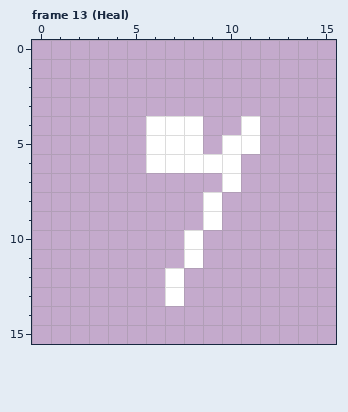
Pixel-art file, stored at assets/image/card/icon/icons.aseprite. The first picture shows the starting point.
16x16 pixels, 20 frames. Shown: frame 13 (Heal). The commit also changed other frames, which this record leaves out.
New version:
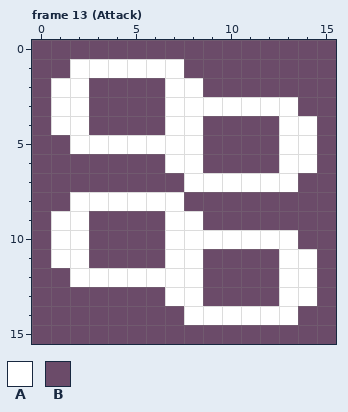
Palette (. is transparent): A #ffffff  B #6b4b69
Diff:
layer "BG (reference)" now shown
Frame 13 (Attack), layers "Icon", "BG (reference)":
Colour A now appears in row 1 at x 2 to 7; in row 2 at x 1 to 2 and 7 to 8; in row 3 at x 1 to 2 and 7 to 13; in row 4 at x 1 to 2 and 13 to 14; in row 5 at x 2 to 5 and 13 to 14; in row 6 at x 13 to 14.
Colour A now appears in row 7 at x 8 to 9 and 11 to 13; in row 8 at x 2 to 7; in row 9 at x 1 to 2 and 7 to 8; in row 10 at x 1 to 2, 7 and 9 to 13; in row 11 at x 1 to 2, 7 and 13 to 14; in row 12 at x 2 to 6, 8 and 13 to 14.
Colour A now appears in row 13 at x 8 and 13 to 14; in row 14 at x 8 to 13.
Colour B now appears in row 0 at x 0 to 15; in row 1 at x 0 to 1 and 8 to 15; in row 2 at x 0, 3 to 6 and 9 to 15; in row 3 at x 0, 3 to 6 and 14 to 15; in row 4 at x 0, 3 to 5, 9 to 10, 12 and 15; in row 5 at x 0 to 1, 9, 12 and 15.
Colour B now appears in row 6 at x 0 to 5, 11 to 12 and 15; in row 7 at x 0 to 7 and 14 to 15; in row 8 at x 0 to 1, 8 and 10 to 15; in row 9 at x 0, 3 to 6 and 10 to 15; in row 10 at x 0, 3 to 6 and 14 to 15; in row 11 at x 0, 3 to 6, 9 to 12 and 15.
Colour B now appears in row 12 at x 0 to 1, 9 to 12 and 15; in row 13 at x 0 to 6, 9 to 12 and 15; in row 14 at x 0 to 7 and 14 to 15; in row 15 at x 0 to 15.
The author changed colour A to colour B in row 4 at x 6 and 11; in row 5 at x 10 to 11; in row 6 at x 6 and 9 to 10; in rows 8 to 9 at x 9.
Where, in picture pixels (left, top, right, bottom), the same in both pictures:
changed: (32, 40, 336, 344)
